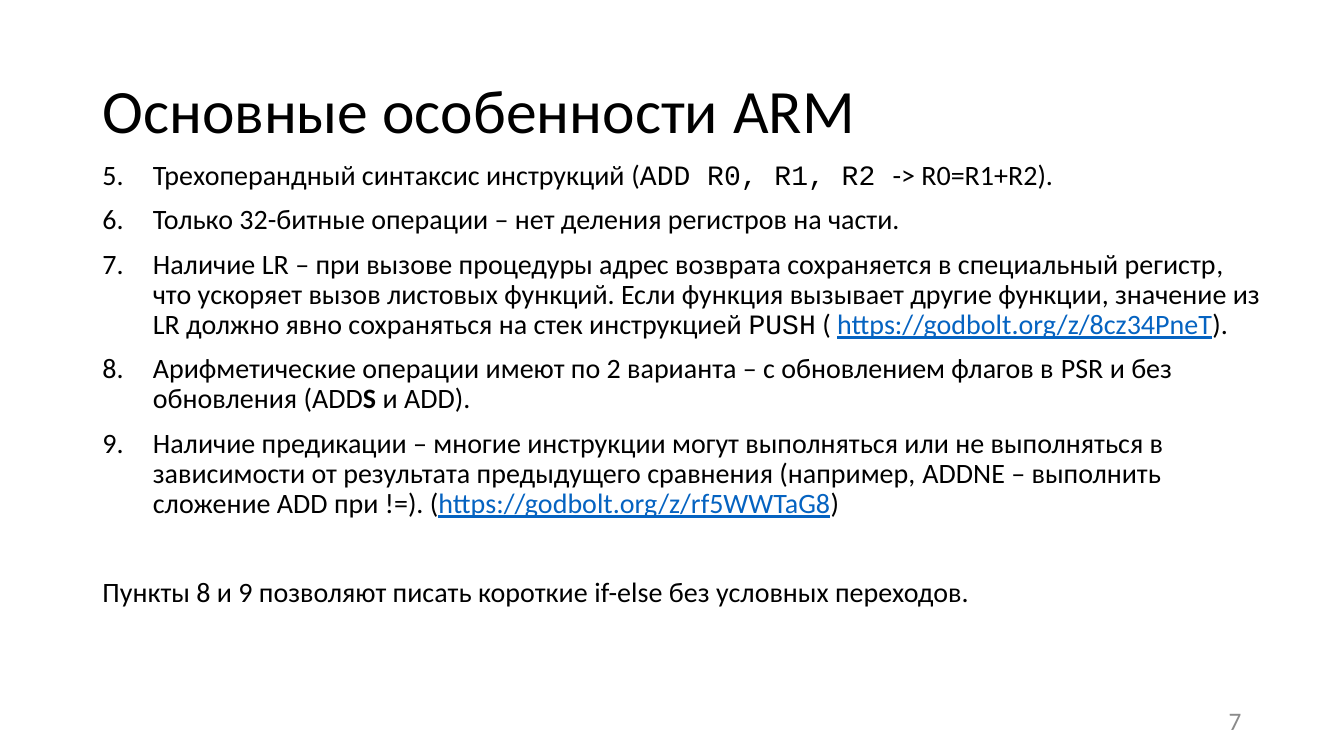
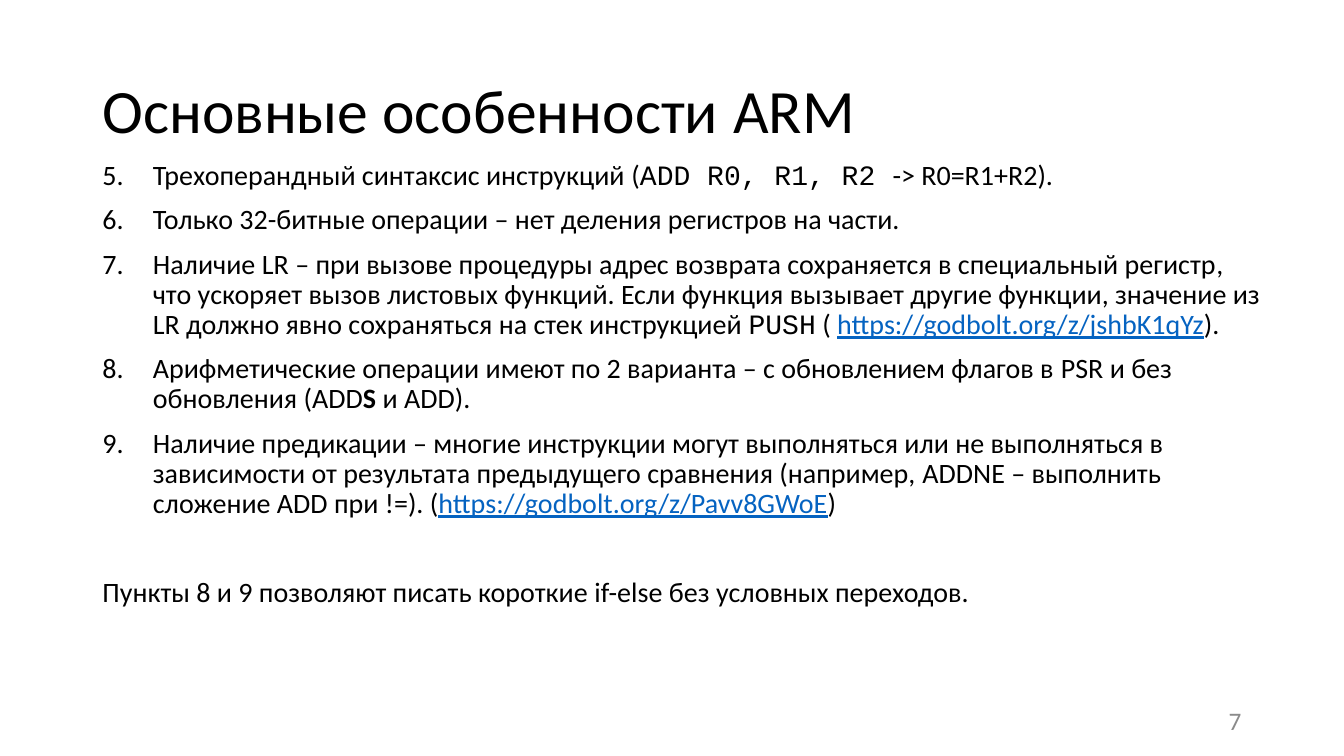
Before and after one commit to itsecd/low-level-programming, a slide deck: slide 7 of Lectures/10.CISC_RISC_ARM/Lecture10.pptx. Drawn at 1344x756 pixels with LibreOffice and Linux fonts; fonts in the diff are those of the drawing. Boxes give left, top, right and bottom in pixels: in the first picture for what was removed or moved away, otherwise in the second. Text is boxed around its words. In the diff, an @@ line names an element or a change of style, - is before the commit and + after.

Commit message:
[~] Lecture9 [~] Lecture10

```diff
--- a/Lectures/10.CISC_RISC_ARM/Lecture10.pptx
+++ b/Lectures/10.CISC_RISC_ARM/Lecture10.pptx
@@ text at box(153, 255, 1260, 339): text changed @@
-7. Наличие LR – при вызове процедуры адрес возврата сохраняется в специальный регистр, что ускоряет вызов листовых функций. Если функция вызывает другие функции, значение из LR должно явно сохраняться на стек инструкцией PUSH ( https://godbolt.org/z/8cz34PneT).
+7. Наличие LR – при вызове процедуры адрес возврата сохраняется в специальный регистр, что ускоряет вызов листовых функций. Если функция вызывает другие функции, значение из LR должно явно сохраняться на стек инструкцией PUSH ( https://godbolt.org/z/jshbK1qYz).
@@ text at box(153, 435, 1163, 518): text changed @@
-9. Наличие предикации – многие инструкции могут выполняться или не выполняться в зависимости от результата предыдущего сравнения (например, ADDNE – выполнить сложение ADD при !=). (https://godbolt.org/z/rf5WWTaG8)
+9. Наличие предикации – многие инструкции могут выполняться или не выполняться в зависимости от результата предыдущего сравнения (например, ADDNE – выполнить сложение ADD при !=). (https://godbolt.org/z/Pavv8GWoE)
```
Also in this commit, not shown: 2 other slides changed, 5 other files.
